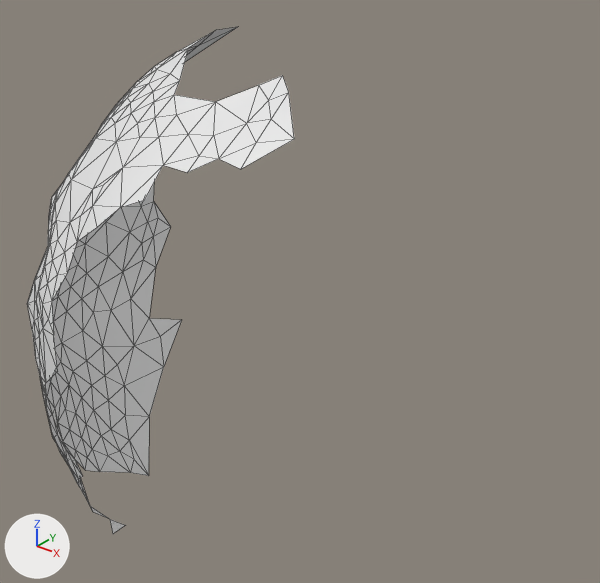
An edit to the OBJ model res/final/onecam_fullvolume/06/cleanedup/FullVolium.000136.obj, drawn before and after from the same camera.
Camera for both pictures: a 50 mm camera at (625.1, 548.6, -50.7) aimed at (514.8, 686.5, -136.2). The axes (+X, +Y, +Z) are drawn at lower left. The lights are the same throughout. Mesh edges are drawn as thin lines. Where no turn or scale is listed for an object, it has been applied to the vertices.

Objects in the first picture: 'FullVolium.000136'.
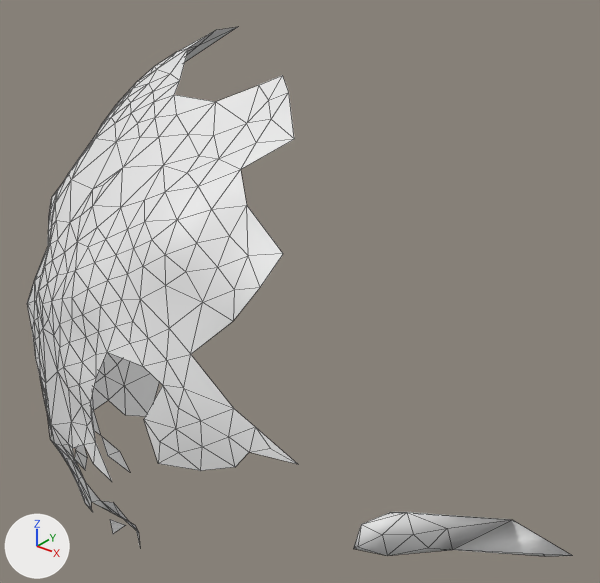
Pixel boxes (x1, y1, x2, y2) of what changed, in the pictures (600 x 583 px):
'FullVolium.000136', reshaped (104% wider): before (27, 27, 294, 534); after (27, 27, 572, 556)
part 1 of me_fullvolium_000136, added: after (353, 512, 572, 556)
part 2 of me_fullvolium_000136, built on: before (55, 318, 182, 519); after (46, 159, 297, 546)
part 3 of me_fullvolium_000136, deleted: before (153, 203, 171, 267)

Edits to the bpy script that builds the scene:
```text
Change me_fullvolium_000136:
    used by ob_fullvolium_000136; location = (0.0, 0.0, 0.0)
    verts and faces of me_fullvolium_000136; kept vertices keep their numbers, new ones are numbered from 270
    before: 187 (434.2, 713.6, -139.4) at pixel (153, 201), 188 (433.1, 715.7, -145.7) at pixel (157, 217), 189 (433.7, 712.7, -151.0) at pixel (153, 236), 190 (431.2, 722.7, -151.4) at pixel (170, 226), 192 (433.0, 713.2, -162.3) at pixel (155, 267)
    remove me_fullvolium_000136.from_pydata(...)  # 270 vertices, 477 faces; spans x 431.2..530.3, y 632.9..722.7, z -209.0..-80.6
    add me_fullvolium_000136.from_pydata(...)  # 374 vertices, 653 faces; spans x 433.0..585.8, y 629.7..715.7, z -204.0..-80.6
    me_fullvolium_000136 part 1: a new loose piece of 14 vertices spanning x 558.4..585.8, y 646.6..691.3, z -183.0..-153.3
    me_fullvolium_000136 part 2
    10 vertices are removed from x 436.6..482.6, y 643.3..719.8, z -209.0..-177.9
    35 faces are deleted
    101 vertices are added at x 482.7..550.5, y 629.7..653.5, z -182.2..-100.1
    190 new faces join them
    me_fullvolium_000136 part 3
    add delete_vertices([190])  # with the faces that use them
```
